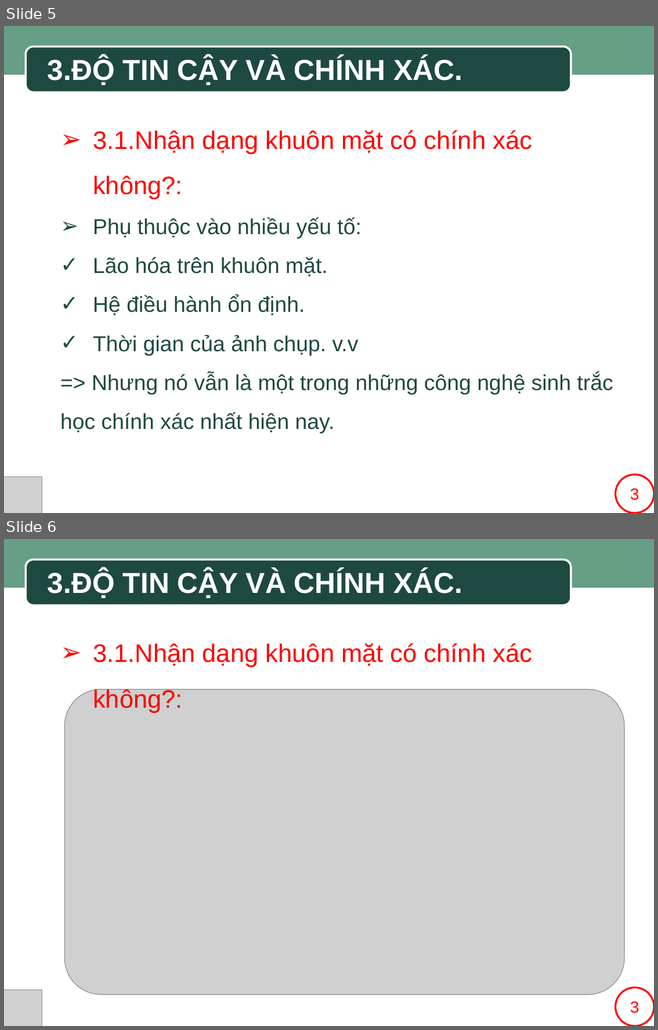
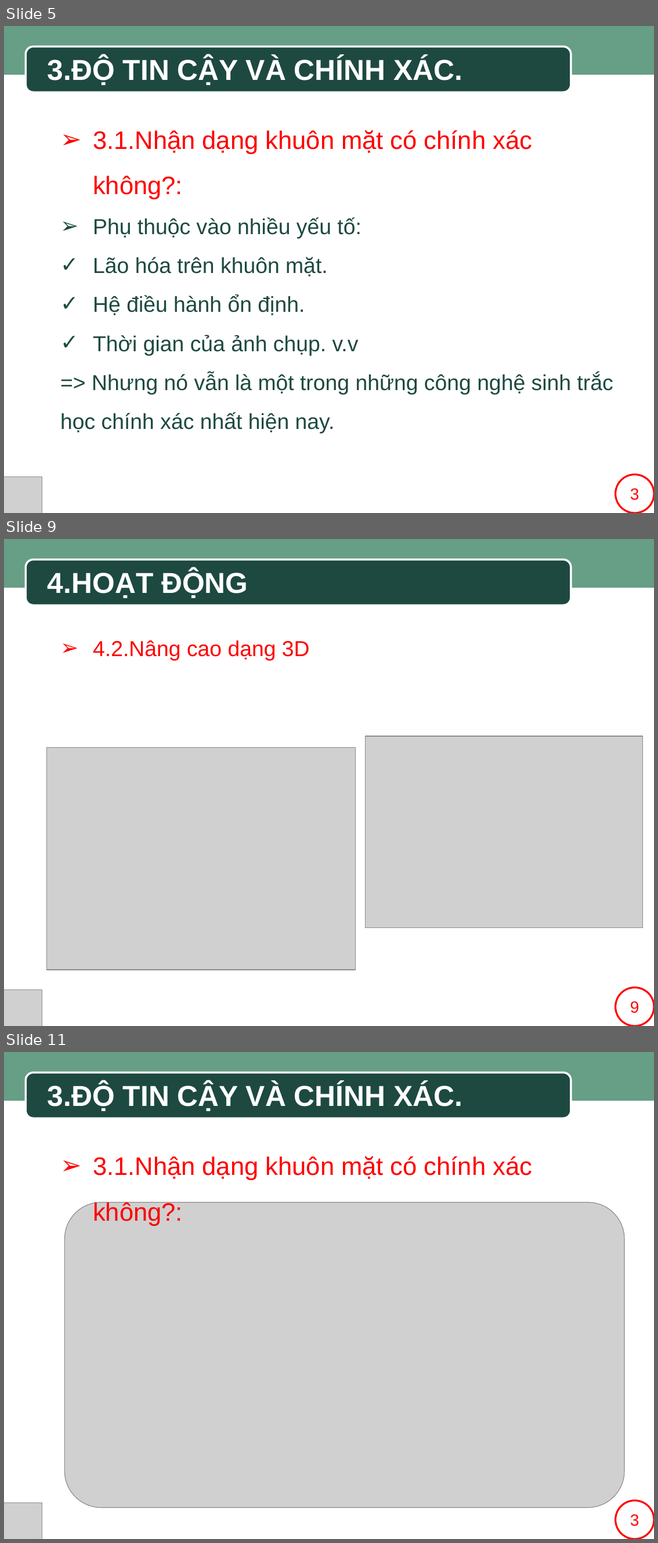
Before and after one commit to SaintLaurentxTran/hutech-23dthd4-nhom7, a slide deck: BÀI THUYẾT TRÌNH MẪU.pptx. Shown one above the other, each under a label of ours: slides 5 and 6 before the commit, slides 5, 9 and 11 after it; the slides between them are not shown. The pictures are 658x1030 and 658x1543 pixels, drawn with LibreOffice and Linux fonts; fonts in the diff are those of the drawing; grey boxes stand for pictures; background and template pictures are left out. Boxes give left, top, right and bottom in pixels: in the first picture for what was removed or moved away, otherwise in the second. Text is boxed around its words. In the diff, an @@ line names an element or a change of style, - is before the commit and + after.

```diff
--- a/BÀI THUYẾT TRÌNH MẪU.pptx
+++ b/BÀI THUYẾT TRÌNH MẪU.pptx
@@ slide 9 added at (4, 539, 654, 1026), background #FFFFFF; not listed: 2 template elements that a slide beside it also shows @@
@@ text added at (48, 570, 248, 598), 32 pt, text #FFFFFF, bold @@
+4.HOẠT ĐỘNG
@@ text added at (93, 640, 310, 661), 24 pt, text #FF0000 @@
+➢ 4.2.Nâng cao dạng 3D
@@ picture added at (365, 736, 643, 928) @@
@@ picture added at (46, 748, 355, 971) @@
@@ picture added at (4, 990, 42, 1026) @@
@@ rectangle added at (605, 990, 654, 1026), fill #FFFFFF @@
@@ ellipse added at (615, 988, 654, 1026), fill #FFFFFF, outline #FF0000 2 pt, 18 pt, text #FF0000 @@
+9
@@ what was slide 6 is now slide 11 @@
```
Also in this commit, not shown: 4 other slides added.
